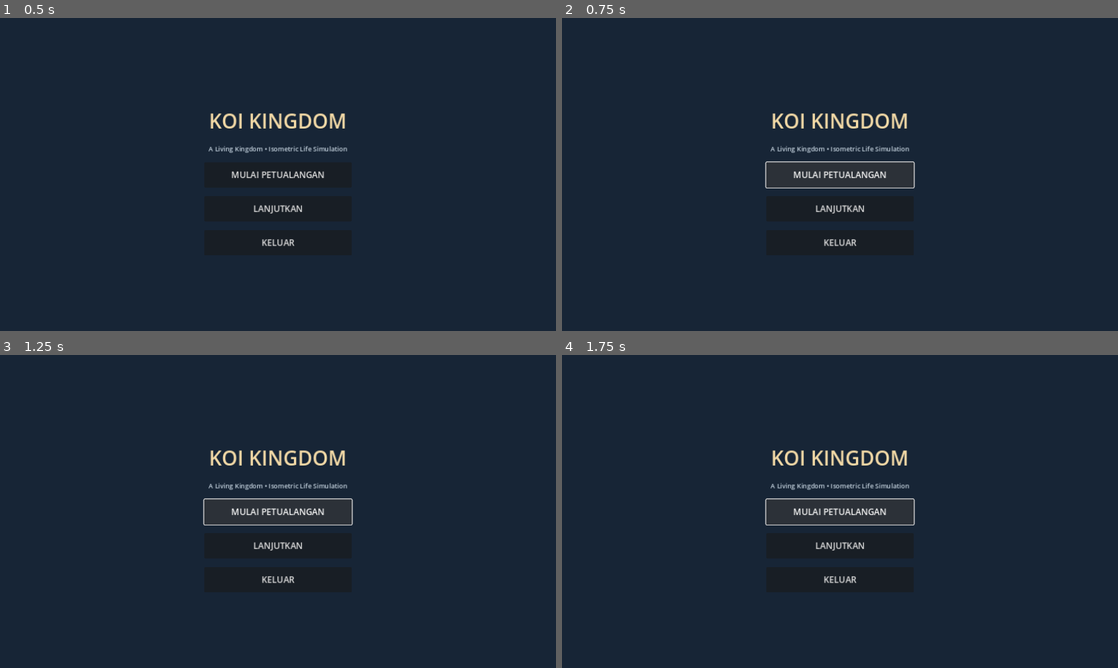
Above: before the commit, frames 1-4 (two rows, left to right).
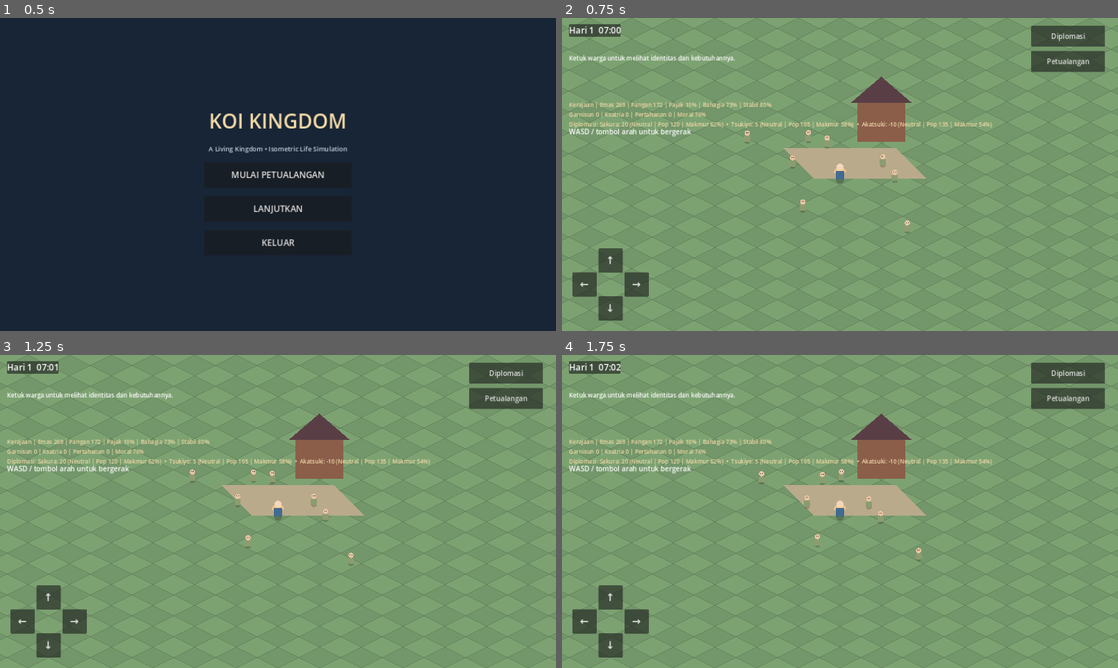
Above: after the commit, the same moments.

Repository: Koidyavol/Koikingdom
Game: Godot game, scene res://scenes/main/MainMenu.tscn
The game is run twice, just before and just after one commit, with the same random seed, the same clock (stepped at 60 frames per second) and the same inputs.
Inputs (mouse positions are in pixels of both pictures, inside the frame that each line leads up to):
- Up to frame 1 (0.5 s): no input
- Up to frame 2 (0.75 s): click "MULAI PETUALANGAN" at 0.5 s
- Up to frame 3 (1.25 s): no input
- Up to frame 4 (1.75 s): click (840, 511) at 1.25 s, where only the run before the commit has a clickable "MULAI PETUALANGAN"

Frame 1 is identical in both runs. In frame 2, 100% of the frame differs, in the area x 0-100%, y 0-100%; in frame 3, 100%; in frame 4, 100%.
Error before the commit: Parse Error: Cannot infer the type of "child_race" variable because the value doesn't have a set type. (res://scripts/core/relationship_manager.gd:105)

Commit message:
Fix child race type inference in relationship manager

Diff:
--- a/scripts/core/relationship_manager.gd
+++ b/scripts/core/relationship_manager.gd
@@ -102,7 +102,7 @@
         var child_name := "Hana" if child_gender == "Female" else "Ren"
         var child_id := "child_%04d" % next_child_number
         next_child_number += 1
-        var child_race := citizen.race if randi() % 2 == 0 else partner.race
+        var child_race: String = str(citizen.race if randi() % 2 == 0 else partner.race)
         births.append({
             "id": child_id, "name": child_name, "race": child_race,
             "gender": child_gender, "age": 0, "job": "Child",
